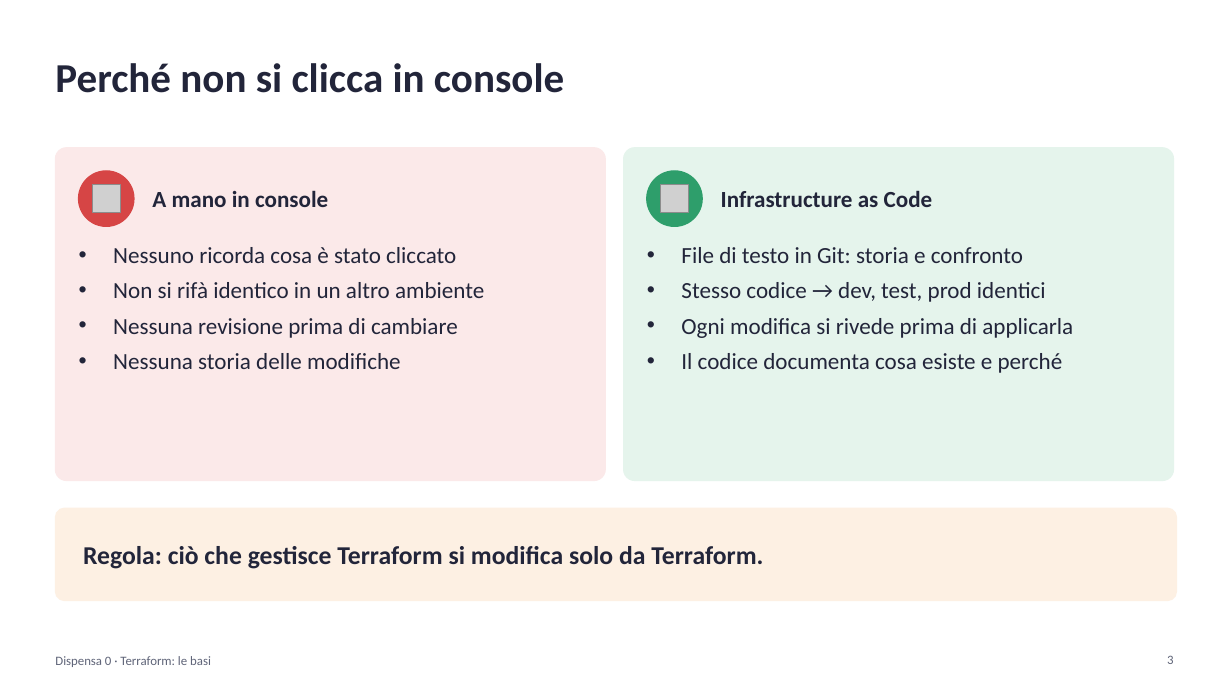
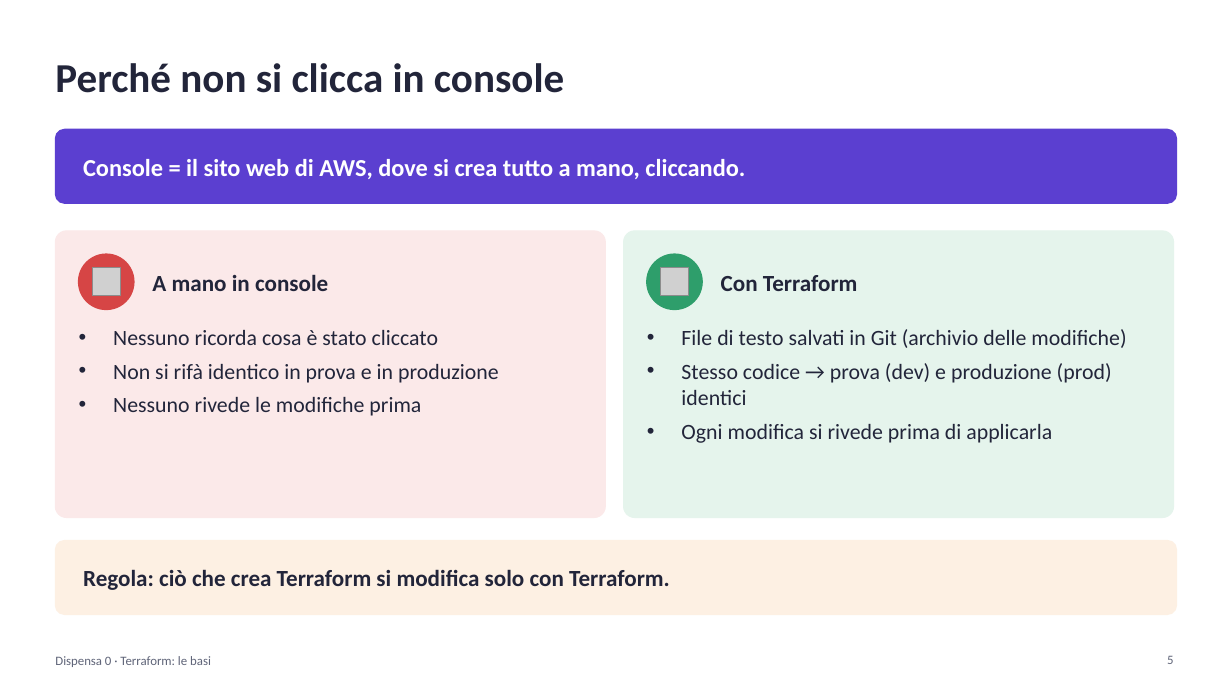
Before and after one commit to cereZ23/aws, a slide deck: slide 5 of slide/slide-0-terraform.pptx (slide 3 before the commit). Drawn at 1232x693 pixels with LibreOffice and Linux fonts; fonts in the diff are those of the drawing; grey boxes stand for pictures. Boxes give left, top, right and bottom in pixels: in the first picture for what was removed or moved away, otherwise in the second. Text is boxed around its words. In the diff, an @@ line names an element or a change of style, - is before the commit and + after.

```diff
--- a/slide/slide-0-terraform.pptx
+++ b/slide/slide-0-terraform.pptx
@@ rounded rectangle added at (x1=55, y1=129, x2=1177, y2=203), fill #5B3FD0, outline #5B3FD0 1 pt @@
@@ text added at (x1=83, y1=159, x2=745, y2=179), 19 pt, text #FFFFFF, bold @@
+Console = il sito web di AWS, dove si crea tutto a mano, cliccando.
@@ text removed at (x1=721, y1=190, x2=933, y2=207) @@
-Infrastructure as Code
@@ rounded rectangle resized from (x1=55, y1=148, x2=605, y2=481) to (x1=55, y1=231, x2=605, y2=518) @@
@@ proportions changed in 3 elements at (x1=55, y1=541, x2=1177, y2=615), (x1=55, y1=231, x2=605, y2=518), (x1=624, y1=231, x2=1174, y2=518) @@
@@ rounded rectangle resized from (x1=624, y1=148, x2=1174, y2=481) to (x1=624, y1=231, x2=1174, y2=518) @@
@@ 2 pictures, 2 ellipses, 1 text moved together from (x1=79, y1=171, x2=702, y2=226) to (x1=79, y1=254, x2=702, y2=310) @@
@@ text added at (x1=721, y1=275, x2=858, y2=291), 18 pt, text #22253A, bold @@
+Con Terraform
@@ text "Nessuno ricorda cosa è stato ..." moved from (x1=113, y1=247, x2=484, y2=369) to (x1=113, y1=330, x2=499, y2=416) @@
@@ text "File di testo salvati in ..." moved from (x1=681, y1=247, x2=1073, y2=373) to (x1=681, y1=329, x2=1126, y2=443) @@
@@ text at (x1=681, y1=329, x2=1126, y2=405): text changed; size 18 to 17 pt @@
-• File di testo in Git: storia e confronto
-• Stesso codice → dev, test, prod identici
+• File di testo salvati in Git (archivio delle modifiche)
+• Stesso codice → prova (dev) e produzione (prod) identici
@@ text at (x1=113, y1=330, x2=438, y2=345): size 18 to 17 pt in "Nessuno ricorda cosa è stato cliccato" @@
@@ text at (x1=681, y1=353, x2=1063, y2=373): paragraph removed @@
-• Il codice documenta cosa esiste e perché
@@ text at (x1=113, y1=364, x2=499, y2=416): text changed; size 18 to 17 pt @@
-• Non si rifà identico in un altro ambiente
-• Nessuna revisione prima di cambiare
-• Nessuna storia delle modifiche
+• Non si rifà identico in prova e in produzione
+• Nessuno rivede le modifiche prima
@@ text at (x1=681, y1=424, x2=1052, y2=443): size 18 to 17 pt in "Ogni modifica si rivede prima di applicarla" @@
@@ rounded rectangle resized from (x1=55, y1=508, x2=1177, y2=601) to (x1=55, y1=541, x2=1177, y2=615) @@
@@ text at (x1=83, y1=569, x2=670, y2=590): text changed; size 20 to 18 pt @@
-Regola: ciò che gestisce Terraform si modifica solo da Terraform.
+Regola: ciò che crea Terraform si modifica solo con Terraform.
@@ page number at (x1=1167, y1=656, x2=1173, y2=664): text changed @@
-3
+5
```
Also in this commit, not shown: 16 other slides changed, 12 slides added, 7 slides removed, 2 other files.
